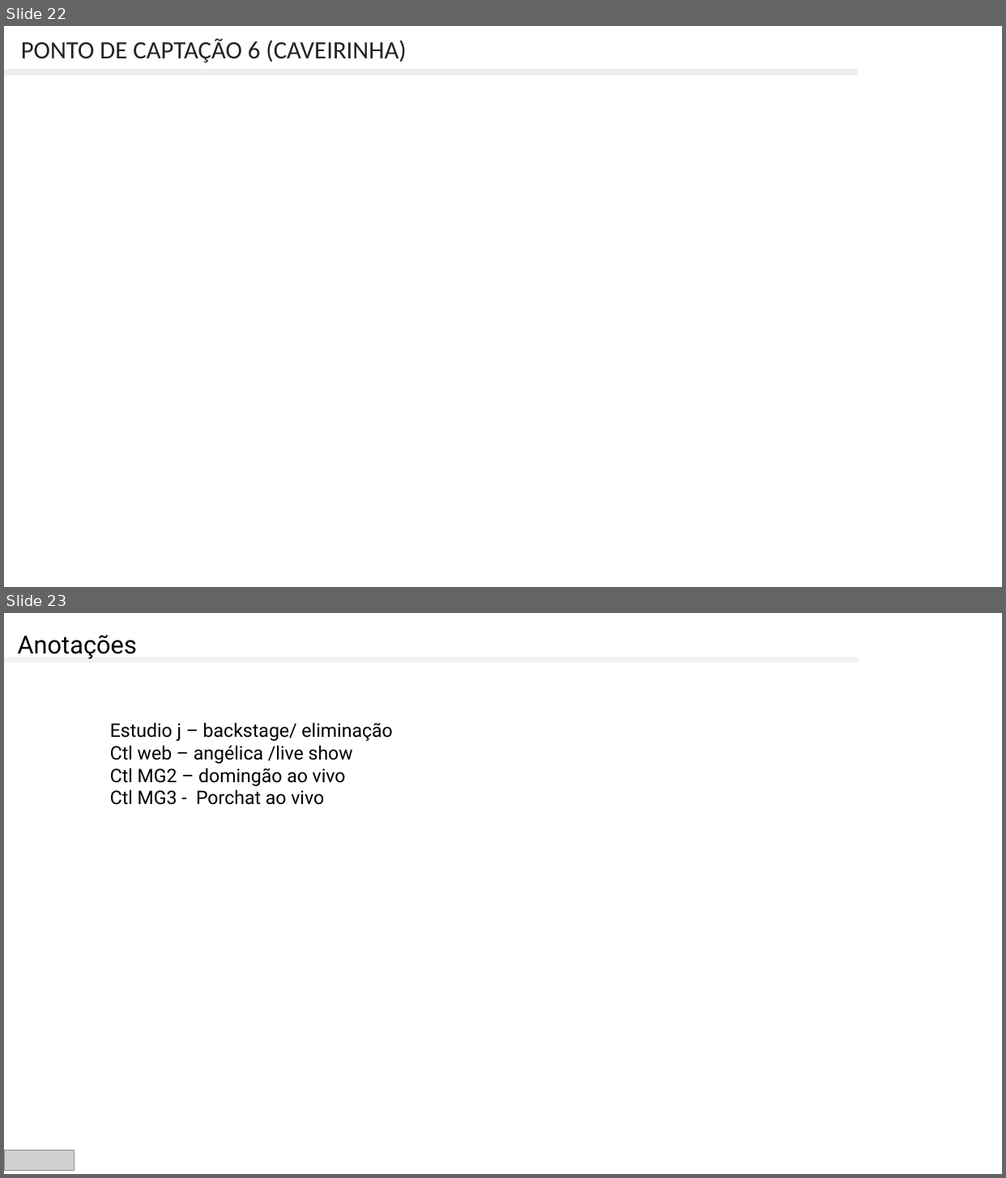
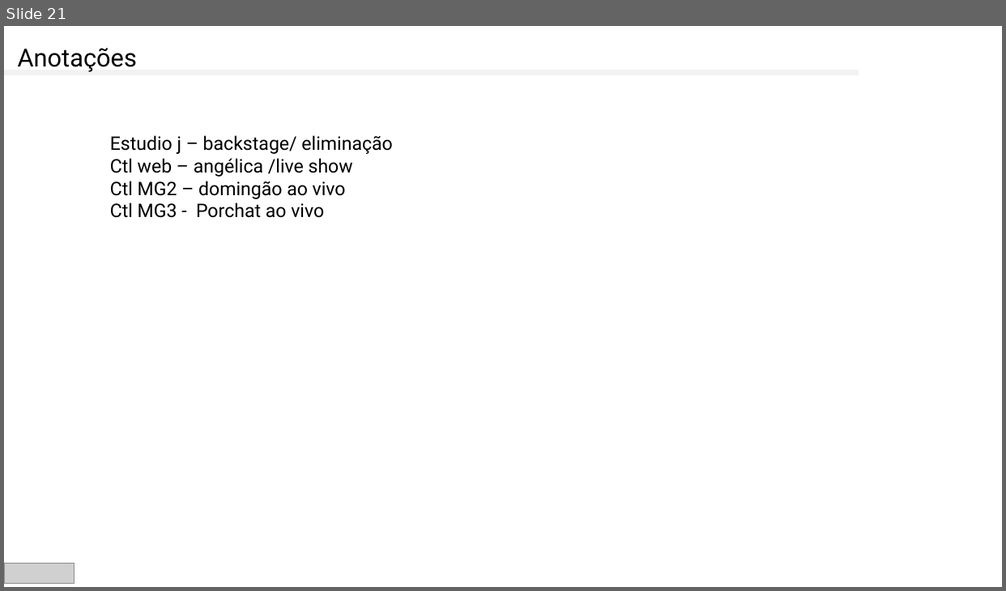
Before and after one commit to cot-ion/central-eventos, a slide deck: pptx/INFOGRAFICO PRODUÇÕES COT 2025.pptx. Shown one above the other, each under a label of ours: slides 22 and 23 before the commit, slide 21 after it. The pictures are 1006x1178 and 1006x591 pixels, drawn with LibreOffice and Linux fonts; fonts in the diff are those of the drawing; grey boxes stand for pictures. Boxes give left, top, right and bottom in pixels: in the first picture for what was removed or moved away, otherwise in the second. Text is boxed around its words. In the diff, an @@ line names an element or a change of style, - is before the commit and + after.

```diff
--- a/pptx/INFOGRAFICO PRODUÇÕES COT 2025.pptx
+++ b/pptx/INFOGRAFICO PRODUÇÕES COT 2025.pptx
@@ slide 22 removed at <box>4,26,1002,587</box>, background #FFFFFF @@
@@ text removed at <box>21,38,406,62</box> @@
-PONTO DE CAPTAÇÃO 6 (CAVEIRINHA)
@@ rectangle removed at <box>4,70,858,75</box> @@
@@ what was slide 23 is now slide 21 @@
```
Also in this commit, not shown: 2 slides changed, 1 slide added, 2 other slides removed, 1 other file.
